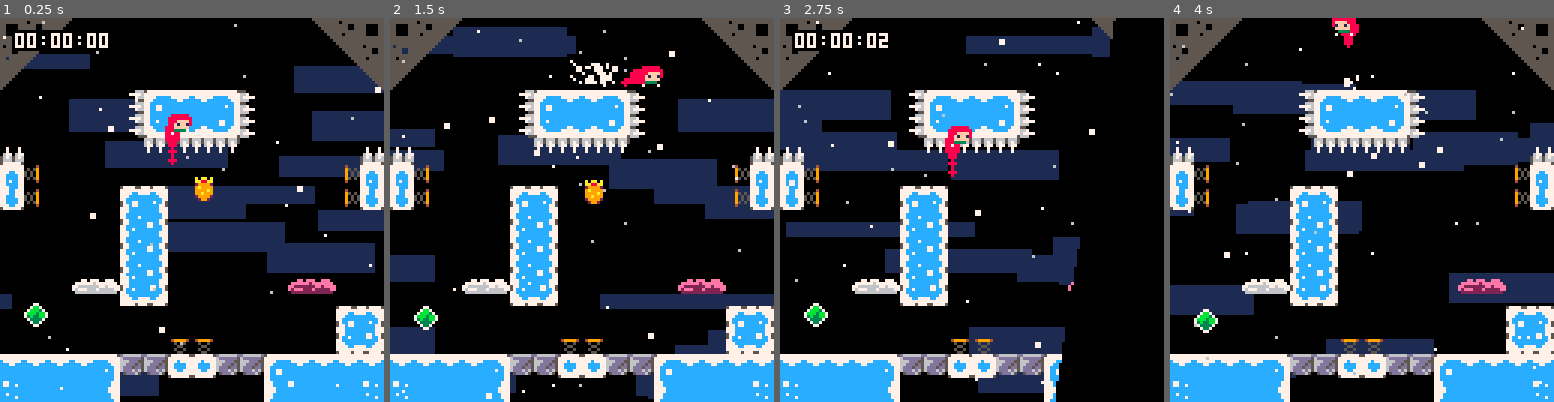
Above: before the commit, frames 1-4 (left to right).
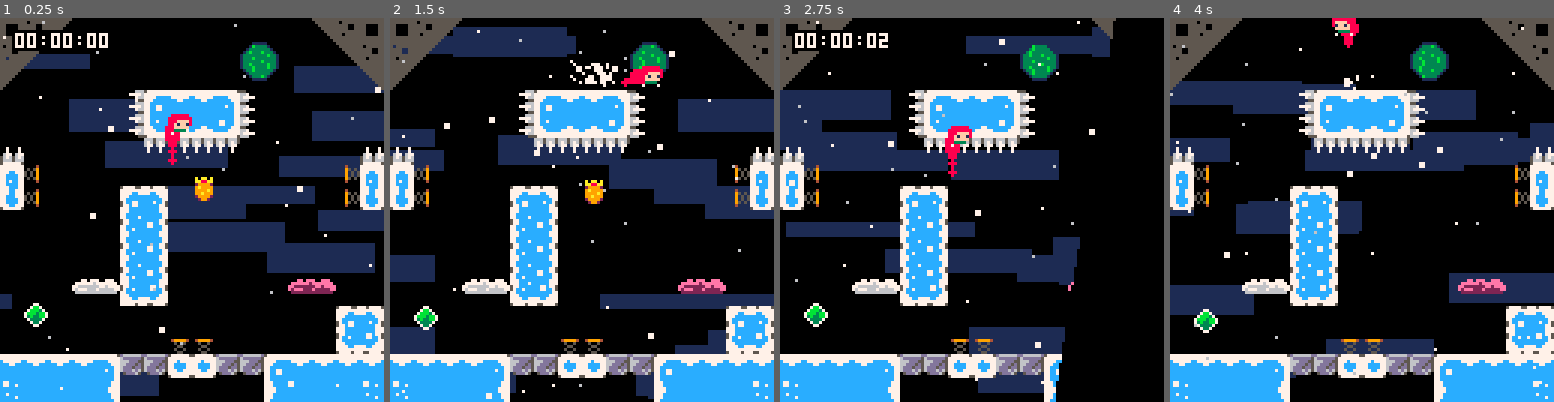
Above: after the commit, the same moments.

Repository: CelesteClassic/newleste.p8
Game: PICO-8 cartridge ridge.p8
The game is run twice, just before and just after one commit, with the same random seed, the same clock (stepped at 60 frames per second) and the same inputs.
Inputs:
- Up to frame 1 (0.25 s): no input
- Up to frame 2 (1.5 s): tap X (X key) at 0.33, 1.07 s; tap O (Z key) at 0.7 s
- Up to frame 3 (2.75 s): hold Right 1.6-2.1 s; tap O (Z key) at 1.7, 2.1, 2.5 s; tap X (X key) at 1.85 s; hold Up 2.15-2.42 s; hold Right from 2.47 s (still down)
- Up to frame 4 (4 s): tap O (Z key) at 2.9, 3.3, 3.7 s; tap X (X key) at 2.97 s; release Right at 3.03 s; hold Left 3.08-3.58 s; hold Down 3.63-3.97 s

The runs differ from the first frame. In frame 1, 0.8% of the frame differs, in the area x 62-73%, y 6-17%; in frame 2, 0.6%; in frame 3, 0.7%; in frame 4, 0.8%.

Commit message:
implemented expiremental draw function for green bubbles

Diff:
--- a/ridge.p8
+++ b/ridge.p8
@@ -816,6 +816,23 @@
 }
 --- </snowball> ---
 
+green_bubble={
+  init=function(this)
+    this.poff=0
+  end,
+  update=function(this)
+    if frames%2==0 then this.poff=(this.poff+1)%8 end
+  end,
+  draw=function(this)
+    local r=6
+    circfill(this.x+r,this.y+r,r,3)
+    circ(this.x+r,this.y+r,r,1)
+    sspr(48,32+this.poff,8,11,this.x+2,this.y+1)
+    sspr(50,32+this.poff,2,7,this.x+2,this.y+3,2,7,true)
+    sspr(50,35+this.poff,2,7,this.x+9,this.y+3)
+  end
+}
+
 psfx=function(num)
   if sfx_timer<=0 then
    sfx(num)
@@ -835,7 +852,8 @@
   [64] =bouncy_cloud,
   [65] =bouncy_cloud,
   [67] = fake_wall,
-  [68] = snowball_controller
+  [68] = snowball_controller,
+  [70] = green_bubble
 }
 
 -- [object functions]
@@ -1539,12 +1557,19 @@
 
 
 
+…(7 lines of a section not shown)…
 __gff__
 0000000000000000000000000000000002020202080808000000000000000000030303030303030304040404040000000303030303030303030404040400000000000000000000000000000000000000000000000000000000000000000000000000000000000000000000000000000000000000000000000000000000000000
 0000000000000000000000000000000000000000000000000000000000000000000000000000000000000000000000000000000000000000000000000000000000000000000000000000000000000000000000000000000000000000000000000000000000000000000000000000000000000000000000000000000000000000
 __map__
 2b3b29000000000000000000002a3b2b00000000000000000000000000000000000000000000000000000000000000000000000000000000000000000000000000000000000000000000000000000000000000000000000000000000000000000000000000000000000000000000000000000000000000000000000000000000
-3b290000000000000000000000002a3b00000000000000000000000000000000000000000000000000000000000000000000000000000000000000000000000000000000000000000000000000000000000000000000000000000000000000000000000000000000000000000000000000000000000000000000000000000000
+3b290000000000000000460000002a3b00000000000000000000000000000000000000000000000000000000000000000000000000000000000000000000000000000000000000000000000000000000000000000000000000000000000000000000000000000000000000000000000000000000000000000000000000000000
 29000000000000013d0000000000002a00000000000000000000000000000000000000000000000000000000000000000000000000000000000000000000000000000000000000000000000000000000000000000000000000000000000000000000000000000000000000000000000000000000000000000000000000000000
 0000000000132122222312000044000000000000000000000000000000000000000000000000000000000000000000000000000000000000000000000000000000000000000000000000000000000000000000000000000000000000000000000000000000000000000000000000000000000000000000000000000000000000
 0000000000133132323312000000000000000000000000000000000000000000000000000000000000000000000000000000000000000000000000000000000000000000000000000000000000000000000000000000000000000000000000000000000000000000000000000000000000000000000000000000000000000000
Not shown, changed: 24 lines of the sprite sheet (__gfx__) section of ridge.p8
